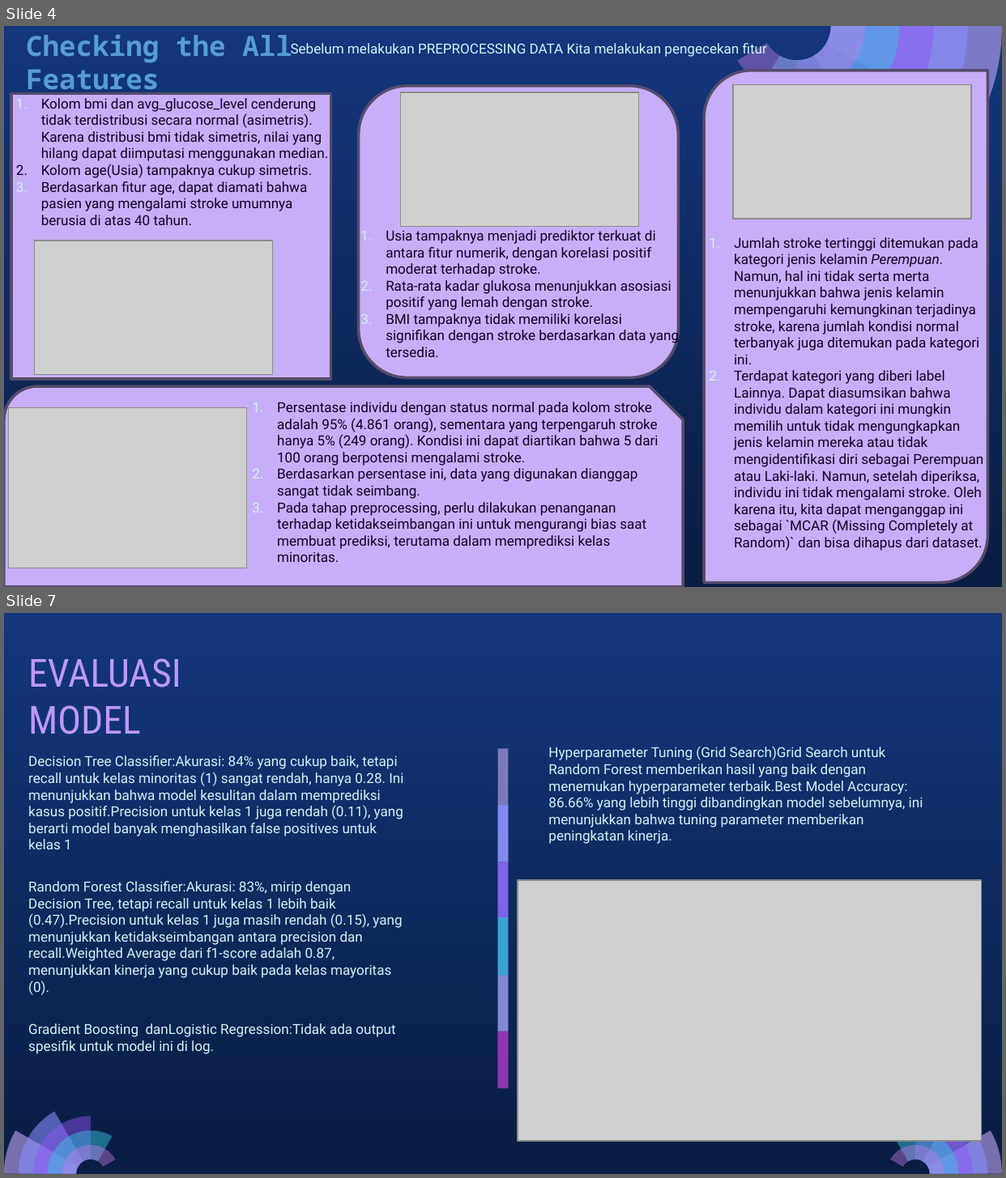
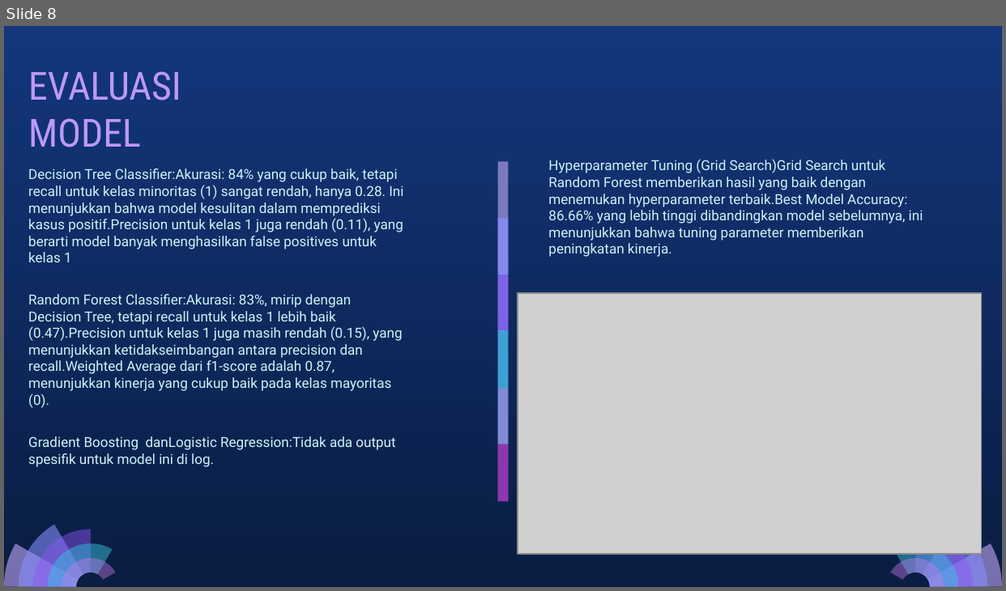
Before and after one commit to penoFahmi/Diabetes-Prediction, a slide deck: Diabetes Prediction.pptx. Shown one above the other, each under a label of ours: slides 4 and 7 before the commit, slide 8 after it; the slides between them are not shown. The pictures are 1006x1178 and 1006x591 pixels, drawn with LibreOffice and Linux fonts; fonts in the diff are those of the drawing; grey boxes stand for pictures. Boxes give left, top, right and bottom in pixels: in the first picture for what was removed or moved away, otherwise in the second. Text is boxed around its words. In the diff, an @@ line names an element or a change of style, - is before the commit and + after.

```diff
--- a/Diabetes Prediction.pptx
+++ b/Diabetes Prediction.pptx
@@ slide 4 removed at [4,26,1002,587], background gradient #13367C to #0A1D42 @@
@@ text removed at [26,34,292,97] @@
-Checking the All Features
@@ text removed at [291,41,767,57] @@
-Sebelum melakukan PREPROCESSING DATA Kita melakukan pengecekan fitur
@@ group removed at [738,26,1002,173]: 5 freeform shapes @@
@@ round diag rect removed at [704,71,987,584] @@
@@ rectangle removed at [11,94,330,379] @@
@@ text removed at [41,98,328,225] @@
-1. Kolom bmi dan avg_glucose_level cenderung tidak terdistribusi secara normal (asimetris). Karena distribusi bmi tidak simetris, nilai yang hilang dapat diimputasi menggunakan median.
-2. Kolom age(Usia) tampaknya cukup simetris.
-3. Berdasarkan fitur age, dapat diamati bahwa pasien yang mengalami stroke umumnya berusia di atas 40 tahun.
@@ rounded rectangle removed at [358,86,678,378] @@
@@ picture removed at [401,93,640,227] @@
@@ picture removed at [734,85,972,219] @@
@@ picture removed at [34,241,272,374] @@
@@ text removed at [386,230,679,357] @@
-1. Usia tampaknya menjadi prediktor terkuat di antara fitur numerik, dengan korelasi positif moderat terhadap stroke.
-2. Rata-rata kadar glukosa menunjukkan asosiasi positif yang lemah dengan stroke.
-3. BMI tampaknya tidak memiliki korelasi signifikan dengan stroke berdasarkan data yang tersedia.
@@ text removed at [734,237,983,551] @@
-1. Jumlah stroke tertinggi ditemukan pada kategori jenis kelamin Perempuan. Namun, hal ini tidak serta merta menunjukkan bahwa jenis kelamin mempengaruhi kemungkinan terjadinya stroke, karena jumlah kondisi normal terbanyak juga ditemukan pada kategori ini.
-2. Terdapat kategori yang diberi label Lainnya. Dapat diasumsikan bahwa individu dalam kategori ini mungkin memilih untuk tidak mengungkapkan jenis kelamin mereka atau tidak mengidentifikasi diri sebagai Perempuan atau Laki-laki. Namun, setelah diperiksa, individu ini tidak mengalami stroke. Oleh karena itu, kita dapat menganggap ini sebagai `MCAR (Missing Completely at Random)` dan bisa dihapus dari dataset.
@@ snip round rect removed at [4,386,683,587] @@
@@ picture removed at [9,408,248,568] @@
@@ text removed at [277,402,658,562] @@
-1. Persentase individu dengan status normal pada kolom stroke adalah 95% (4.861 orang), sementara yang terpengaruh stroke hanya 5% (249 orang). Kondisi ini dapat diartikan bahwa 5 dari 100 orang berpotensi mengalami stroke.
-2. Berdasarkan persentase ini, data yang digunakan dianggap sangat tidak seimbang.
-3. Pada tahap preprocessing, perlu dilakukan penanganan terhadap ketidakseimbangan ini untuk mengurangi bias saat membuat prediksi, terutama dalam memprediksi kelas minoritas.
@@ group removed at [4,439,268,587]: 5 freeform shapes @@
@@ what was slide 7 is now slide 8 @@
```
Also in this commit, not shown: 3 slides changed, 3 slides added, 1 other slide removed, 6 other files.
